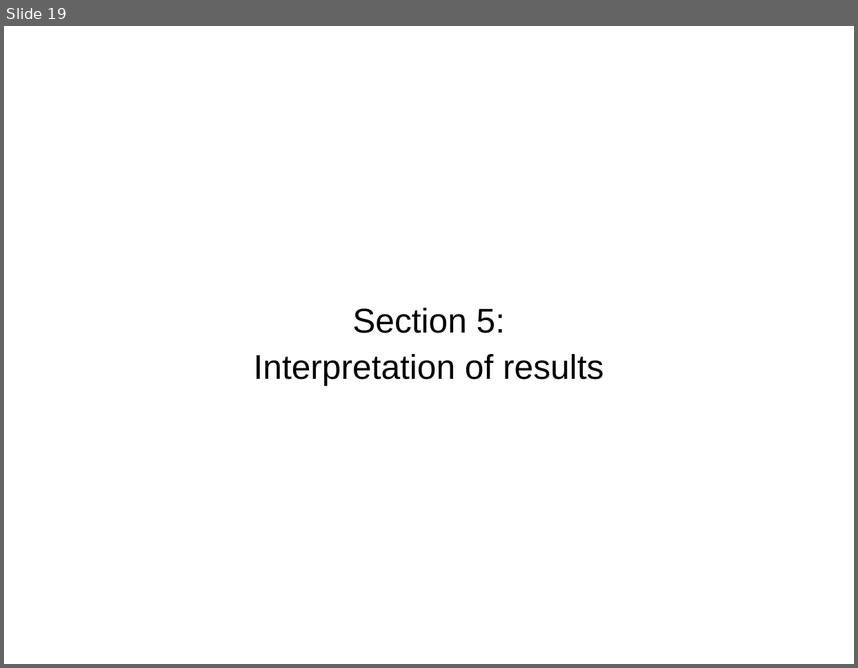
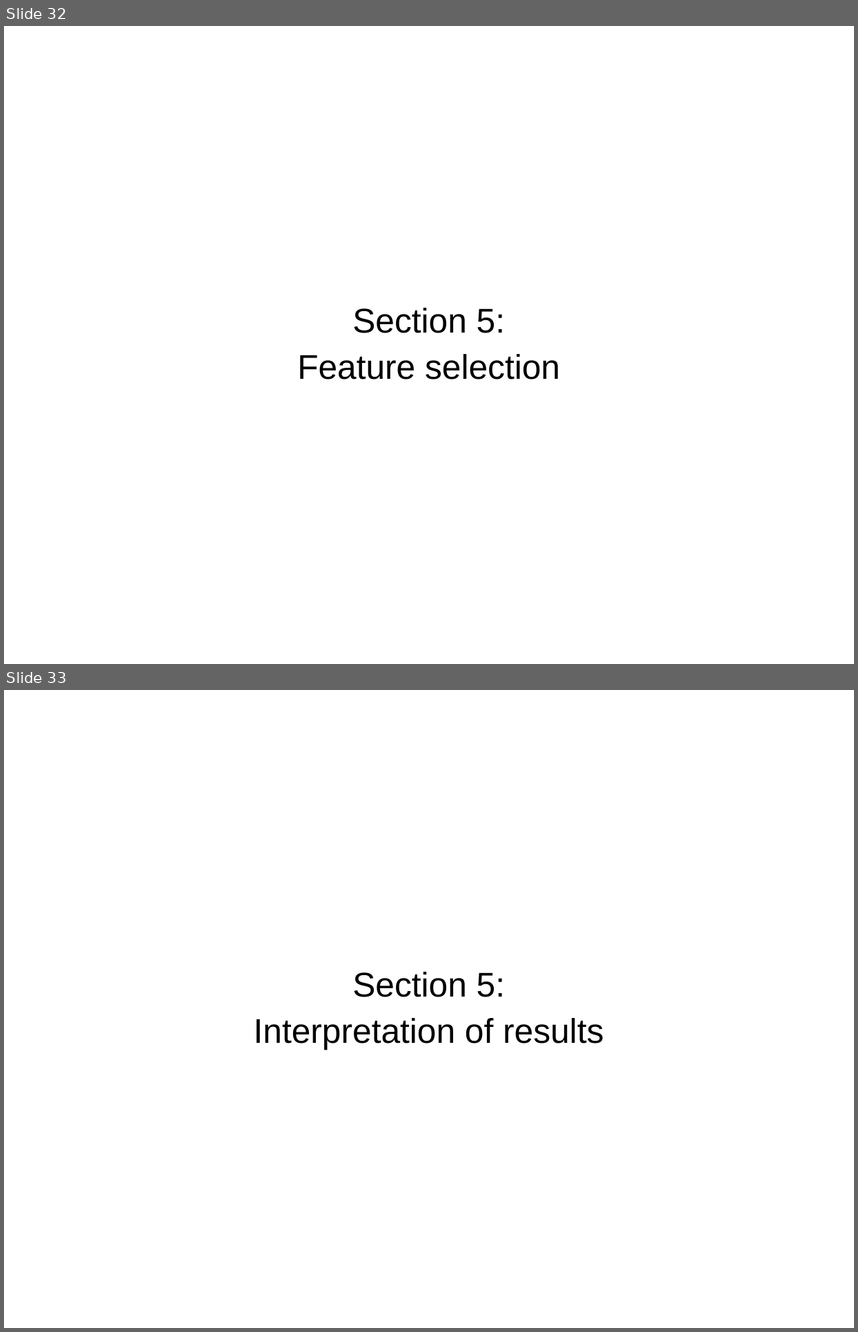
Before and after one commit to stepan-o/thesis, a slide deck: presentations/final_presentation.pptx. Shown one above the other, each under a label of ours: slide 19 before the commit, slides 32 and 33 after it. The pictures are 858x668 and 858x1332 pixels, drawn with LibreOffice and Linux fonts; fonts in the diff are those of the drawing. Boxes give left, top, right and bottom in pixels: in the first picture for what was removed or moved away, otherwise in the second. Text is boxed around its words. In the diff, an @@ line names an element or a change of style, - is before the commit and + after.

```diff
--- a/presentations/final_presentation.pptx
+++ b/presentations/final_presentation.pptx
@@ slide 32 added at box(4, 26, 854, 664), background #FFFFFF @@
@@ subtitle added at box(297, 308, 560, 379), 32 pt, text #000000 @@
+Section 5:
+Feature selection
@@ what was slide 19 is now slide 33 @@
```
Also in this commit, not shown: 12 slides changed, 16 other slides added, 4 slides removed.
